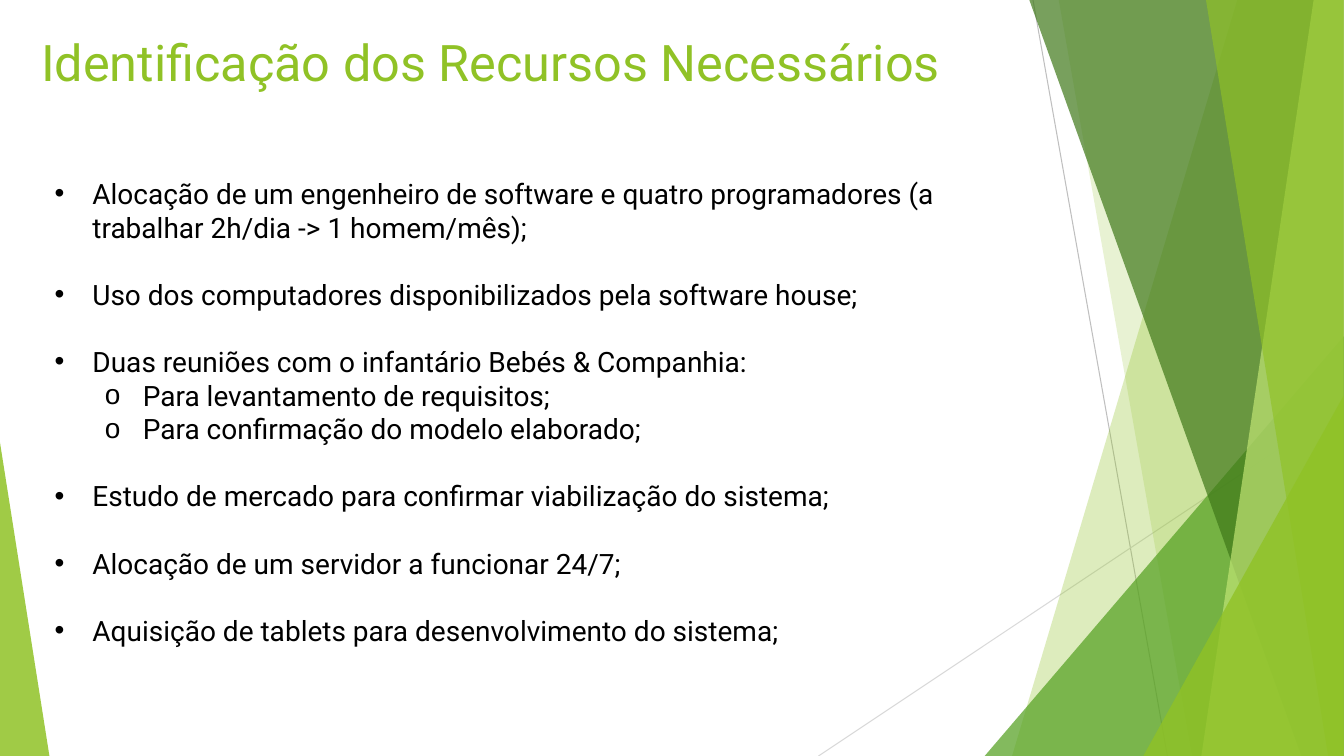
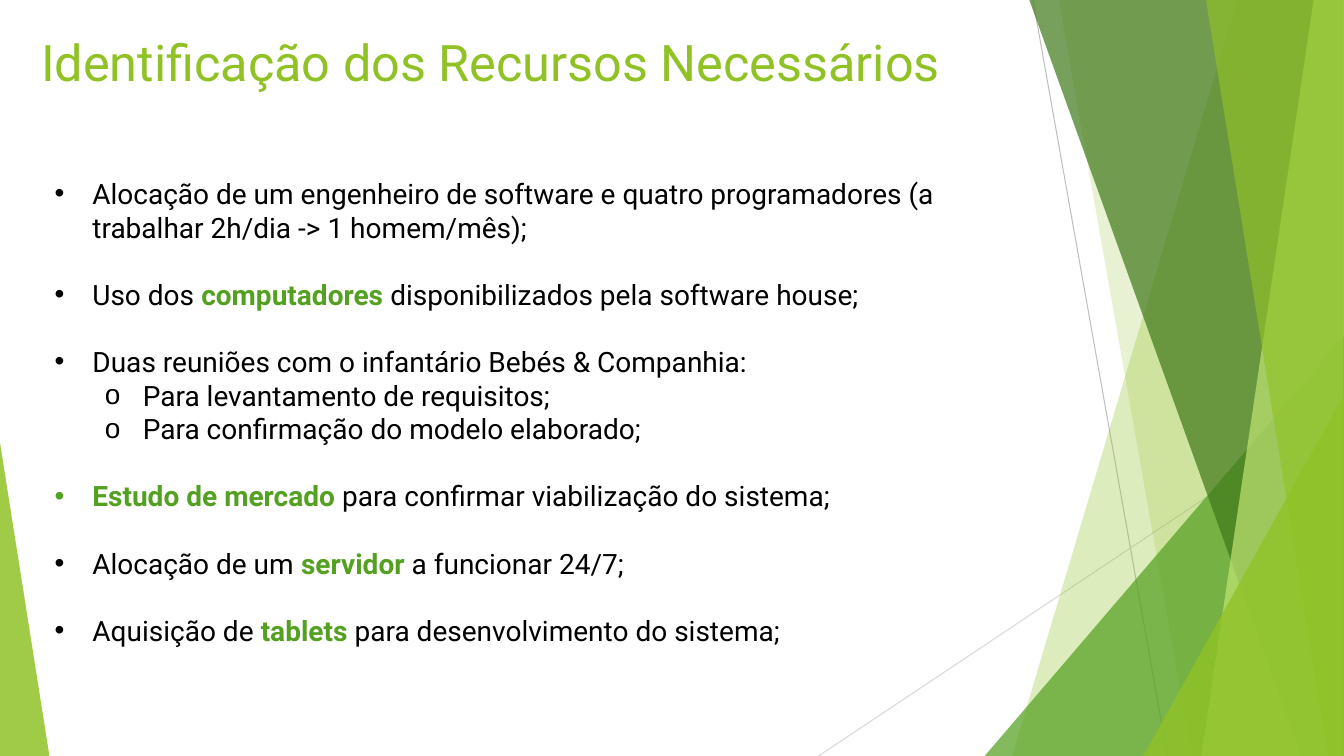
Before and after one commit to vitorjrc/babysitting-system, a slide deck: slide 8 of relatorio/LI4.pptx. Drawn at 1344x756 pixels with LibreOffice and Linux fonts; fonts in the diff are those of the drawing. Boxes give left, top, right and bottom in pixels: in the first picture for what was removed or moved away, otherwise in the second. Text is boxed around its words. In the diff, an @@ line names an element or a change of style, - is before the commit and + after.

```diff
--- a/relatorio/LI4.pptx
+++ b/relatorio/LI4.pptx
@@ text at box(92, 283, 858, 647): text colour #000000 to #54A021, bold on in "computadores", "Estudo de mercado", "servidor", "tablets" @@
```
Also in this commit, not shown: 11 other slides changed.
